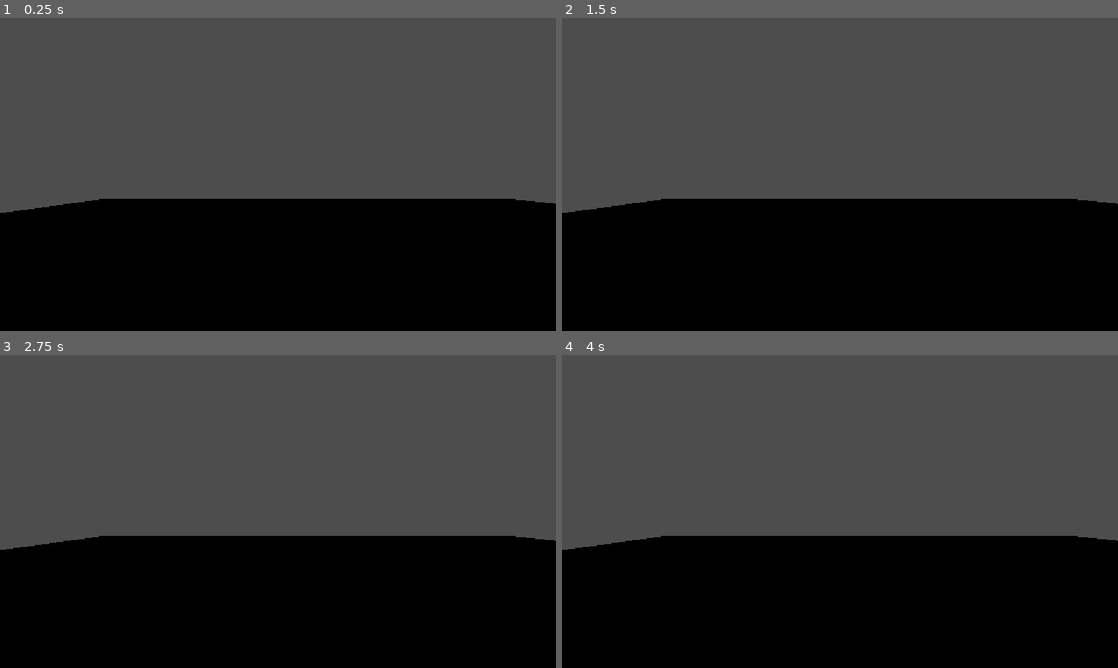
Above: before the commit, frames 1-4 (two rows, left to right).
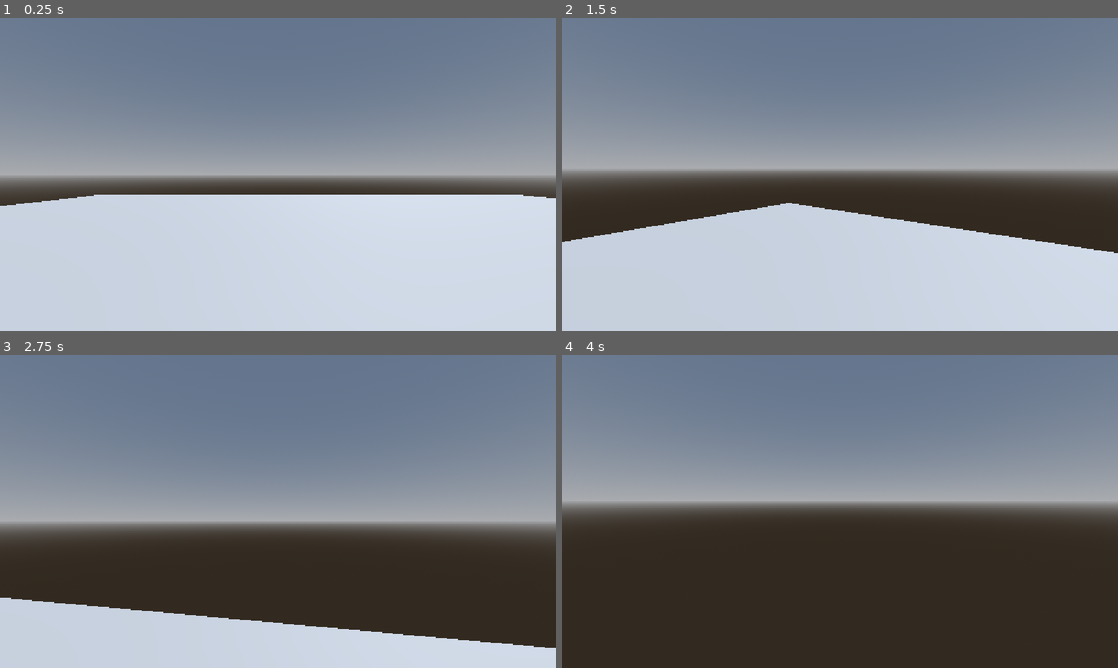
Above: after the commit, the same moments.

Repository: Kasairoo/DervilBallHackclubHaven
Game: Godot game, scene res://Test Dump/base_scene.tscn
Two runs of this game, one before a commit and one after it. Both use one fixed random seed, a clock stepped at 60 frames per second and the inputs below.
Inputs (mouse positions are in pixels of both pictures, inside the frame that each line leads up to):
- Up to frame 1 (0.25 s): no input
- Up to frame 2 (1.5 s): tap Enter (ui_accept) at 0.5, 0.77, 0.8, 1.07, 1.35 s; move the mouse to (867, 174) at 0.52 s; hold W (PlayerForward, bound only after the commit) from 0.53 s (still down); click (867, 174) at 0.6 s; move the mouse to (812, 174) at 1.27 s
- Up to frame 3 (2.75 s): keep holding W (PlayerForward, bound only after the commit); tap Enter (ui_accept) at 1.52, 1.82, 2.3 s; click (250, 511) at 1.55 s; move the mouse to (289, 505) at 2.02 s; click (289, 505) at 2.1 s
- Up to frame 4 (4 s): keep holding W (PlayerForward, bound only after the commit); move the mouse to (834, 517) at 2.77 s; click (834, 517) at 2.85 s; tap Enter (ui_accept) at 3.02, 3.32, 3.6, 3.77 s; move the mouse to (878, 514) at 3.52 s

The runs differ from the first frame. In frame 1, 97% of the frame differs, in the area x 0-100%, y 0-100%; in frame 2, 97%; in frame 3, 97%; in frame 4, 97%.

Commit message:
Basic PLayer Movement Finished!!!!
Yayyyy wooo, just need to add more juice and such but pretty cool!

Diff:
--- /dev/null
+++ b/devil-ball-hackclub-haven/Objects/Player/PlayerController.gd
@@ -0,0 +1,40 @@
+extends CharacterBody3D
+
+
+const SPEED = 5.0
+const JUMP_VELOCITY = 4.5
+
+var CoyoteTime = 0.0
+var JumpBuffer = 0.0
+
+
+func _physics_process(delta: float) -> void:
+
+	CoyoteTime -= delta
+	JumpBuffer -= delta
+
+	if not is_on_floor():
+		if velocity.y > 0.0:
+			velocity.y -= 10.0 * delta
+		else:
+			velocity.y -= 15.0 * delta
+
+	if is_on_floor():
+		CoyoteTime = 0.2
+
+	if Input.is_action_just_pressed("ui_accept"):
+		JumpBuffer = 0.2
+
+	if CoyoteTime > 0.0 and JumpBuffer > 0.0:
+		velocity.y = JUMP_VELOCITY
+
+	var input_dir := Input.get_vector("PlayerLeft", "PlayerRight", "PlayerForward", "PlayerBackward")
+	var direction := (transform.basis * Vector3(input_dir.x, 0, input_dir.y)).normalized()
+	if direction:
+		velocity.x = direction.x * SPEED
+		velocity.z = direction.z * SPEED
+	else:
+		velocity.x = move_toward(velocity.x, 0, SPEED)
+		velocity.z = move_toward(velocity.z, 0, SPEED)
+
+	move_and_slide()
--- a/devil-ball-hackclub-haven/Objects/Player/camera.gd
+++ b/devil-ball-hackclub-haven/Objects/Player/camera.gd
@@ -8,17 +8,31 @@
 var XRotation = 0.0
 var YRotation = 0.0
 
+@export var XPivot : Node3D
+@export var YPivot : Node3D
+
+
 func _ready():
 
-	Input.mouse_mode = Input.MOUSE_MODE_CAPTURED
+	Input.mouse_mode = Input.MOUSE_MODE_VISIBLE
+
+func _process(delta: float) -> void:
+
+	XPivot.rotation_degrees.y = XRotation
+	YPivot.rotation_degrees.x = YRotation
+
+	if Input.is_action_just_pressed("MouseCapture"):
+		Input.mouse_mode = Input.MOUSE_MODE_CAPTURED
+
+	if Input.is_action_just_pressed("MouseUnlock"):
+		Input.mouse_mode = Input.MOUSE_MODE_VISIBLE
 
 func _input(event):
 
 	if Input.mouse_mode == Input.MOUSE_MODE_CAPTURED:
 		if event is InputEventMouseMotion:
 
-			XRotation += deg_to_rad(-event.relative.x * sens_horizontal)
+			XRotation += -event.relative.x * sens_horizontal
 
 			YRotation -= event.relative.y * sens_vertical
 			YRotation = clamp(YRotation, -RotationMax, RotationMax)
-			YRotation = YRotation
--- a/devil-ball-hackclub-haven/Objects/Player/player.tscn
+++ b/devil-ball-hackclub-haven/Objects/Player/player.tscn
@@ -1,6 +1,7 @@
 [gd_scene format=3 uid="uid://bmk4cssn4j87d"]
 
 [ext_resource type="Script" uid="uid://df413gho3k842" path="res://Objects/Player/camera.gd" id="1_156m4"]
+[ext_resource type="Script" uid="uid://2eamdd6mlclp" path="res://Objects/Player/PlayerController.gd" id="1_yw17q"]
 
 [sub_resource type="CapsuleShape3D" id="CapsuleShape3D_lxh4r"]
 radius = 0.3701172
@@ -10,6 +11,7 @@
 [node name="Player" type="Node3D" unique_id=1311379251]
 
 [node name="PlayerBody" type="CharacterBody3D" parent="." unique_id=386292148]
+script = ExtResource("1_yw17q")
 
 [node name="PlayerCollision" type="CollisionShape3D" parent="PlayerBody" unique_id=990403426]
 shape = SubResource("CapsuleShape3D_lxh4r")
@@ -17,6 +19,8 @@
 [node name="PlayerVisual" type="MeshInstance3D" parent="PlayerBody" unique_id=1616479496]
 mesh = SubResource("CapsuleMesh_lxh4r")
 
-[node name="Camera" type="Camera3D" parent="PlayerBody" unique_id=1606827270]
+[node name="Camera" type="Camera3D" parent="PlayerBody" unique_id=1606827270 node_paths=PackedStringArray("XPivot", "YPivot")]
 transform = Transform3D(1, 0, 0, 0, 1, 0, 0, 0, 1, 0, 0.47108877, 0)
 script = ExtResource("1_156m4")
+XPivot = NodePath("..")
+YPivot = NodePath(".")
--- a/devil-ball-hackclub-haven/Test Dump/base_scene.tscn
+++ b/devil-ball-hackclub-haven/Test Dump/base_scene.tscn
@@ -2,9 +2,28 @@
 
 [ext_resource type="PackedScene" uid="uid://bmk4cssn4j87d" path="res://Objects/Player/player.tscn" id="1_36rt7"]
 
+[sub_resource type="ProceduralSkyMaterial" id="ProceduralSkyMaterial_36rt7"]
+sky_horizon_color = Color(0.66224277, 0.6717428, 0.6867428, 1)
+ground_horizon_color = Color(0.66224277, 0.6717428, 0.6867428, 1)
+
+[sub_resource type="Sky" id="Sky_mg2k8"]
+sky_material = SubResource("ProceduralSkyMaterial_36rt7")
+
+[sub_resource type="Environment" id="Environment_x4ym1"]
+background_mode = 2
+sky = SubResource("Sky_mg2k8")
+
 [node name="Base Scene" type="Node3D" unique_id=1301583280]
 
+[node name="DirectionalLight3D" type="DirectionalLight3D" parent="." unique_id=332803716]
+transform = Transform3D(-0.8660254, -0.43301278, 0.25, 0, 0.49999997, 0.86602545, -0.50000006, 0.75, -0.43301266, 0, 0, 0)
+shadow_enabled = true
+
+[node name="WorldEnvironment" type="WorldEnvironment" parent="." unique_id=1625630679]
+environment = SubResource("Environment_x4ym1")
+
 [node name="CSGCombiner3D" type="CSGCombiner3D" parent="." unique_id=1123073030]
+use_collision = true
 
 [node name="CSGBox3D" type="CSGBox3D" parent="CSGCombiner3D" unique_id=1736281389]
 transform = Transform3D(1, 0, 0, 0, 1, 0, 0, 0, 1, 0, -1.8271171, 0)
--- a/devil-ball-hackclub-haven/project.godot
+++ b/devil-ball-hackclub-haven/project.godot
@@ -20,6 +20,39 @@
 window/stretch/mode="canvas_items"
 window/stretch/aspect="expand"
 
+[input]
+
+MouseUnlock={
+"deadzone": 0.2,
+"events": [Object(InputEventKey,"resource_local_to_scene":false,"resource_name":"","device":-1,"window_id":0,"alt_pressed":false,"shift_pressed":false,"ctrl_pressed":false,"meta_pressed":false,"pressed":false,"keycode":0,"physical_keycode":4194305,"key_label":0,"unicode":0,"location":0,"echo":false,"script":null)
+]
+}
+MouseCapture={
+"deadzone": 0.2,
+"events": [Object(InputEventMouseButton,"resource_local_to_scene":false,"resource_name":"","device":-1,"window_id":0,"alt_pressed":false,"shift_pressed":false,"ctrl_pressed":false,"meta_pressed":false,"button_mask":0,"position":Vector2(0, 0),"global_position":Vector2(0, 0),"factor":1.0,"button_index":1,"canceled":false,"pressed":false,"double_click":false,"script":null)
+]
+}
+PlayerForward={
+"deadzone": 0.2,
+"events": [Object(InputEventKey,"resource_local_to_scene":false,"resource_name":"","device":-1,"window_id":0,"alt_pressed":false,"shift_pressed":false,"ctrl_pressed":false,"meta_pressed":false,"pressed":false,"keycode":0,"physical_keycode":87,"key_label":0,"unicode":119,"location":0,"echo":false,"script":null)
+]
+}
+PlayerBackward={
+"deadzone": 0.2,
+"events": [Object(InputEventKey,"resource_local_to_scene":false,"resource_name":"","device":-1,"window_id":0,"alt_pressed":false,"shift_pressed":false,"ctrl_pressed":false,"meta_pressed":false,"pressed":false,"keycode":0,"physical_keycode":83,"key_label":0,"unicode":115,"location":0,"echo":false,"script":null)
+]
+}
+PlayerRight={
+"deadzone": 0.2,
+"events": [Object(InputEventKey,"resource_local_to_scene":false,"resource_name":"","device":-1,"window_id":0,"alt_pressed":false,"shift_pressed":false,"ctrl_pressed":false,"meta_pressed":false,"pressed":false,"keycode":0,"physical_keycode":68,"key_label":0,"unicode":100,"location":0,"echo":false,"script":null)
+]
+}
+PlayerLeft={
+"deadzone": 0.2,
+"events": [Object(InputEventKey,"resource_local_to_scene":false,"resource_name":"","device":-1,"window_id":0,"alt_pressed":false,"shift_pressed":false,"ctrl_pressed":false,"meta_pressed":false,"pressed":false,"keycode":0,"physical_keycode":65,"key_label":0,"unicode":97,"location":0,"echo":false,"script":null)
+]
+}
+
 [physics]
 
 3d/physics_engine="Jolt Physics"
Not shown, added: devil-ball-hackclub-haven/Objects/Player/PlayerController.gd.uid
